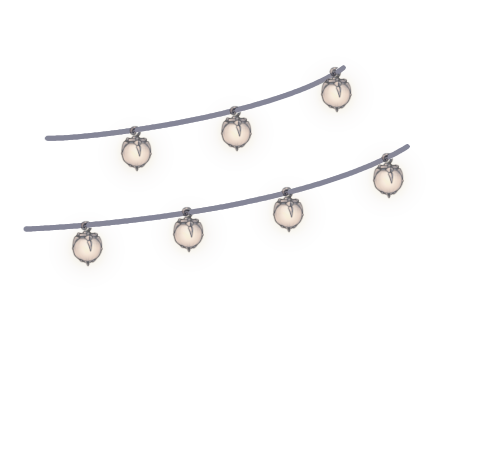
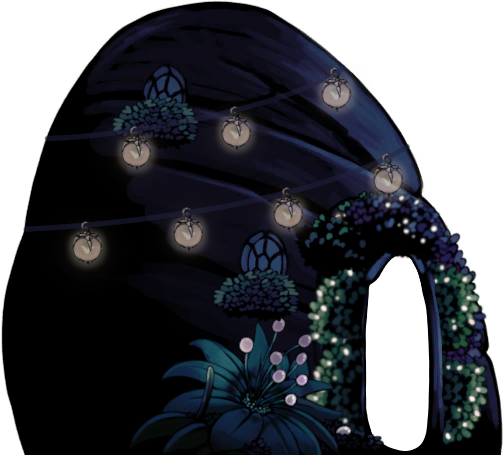
Two versions of the same layered image (504 × 455). Layer-by-layer changes:
added layer "fung_new_0129_Layer-240.png copy" in group "Garland" over (110, 96, 200, 151)
added layer "fung_new_0129_Layer-240.png" in group "Garland" over (211, 268, 301, 323)
added layer "fung_new_0128_01.png" in group "Garland" over (341, 189, 451, 264)
added layer "fung_new_0126_03.png" in group "Garland" over (292, 188, 405, 280)
added layer "fungd_plant_16_0000_Layer-1.png" in group "Garland" over (127, 317, 385, 455)
added layer "door_way" in group "Garland" over (304, 228, 490, 452)
showed "town_layered_0034_03.png" over (1, 0, 503, 455)
